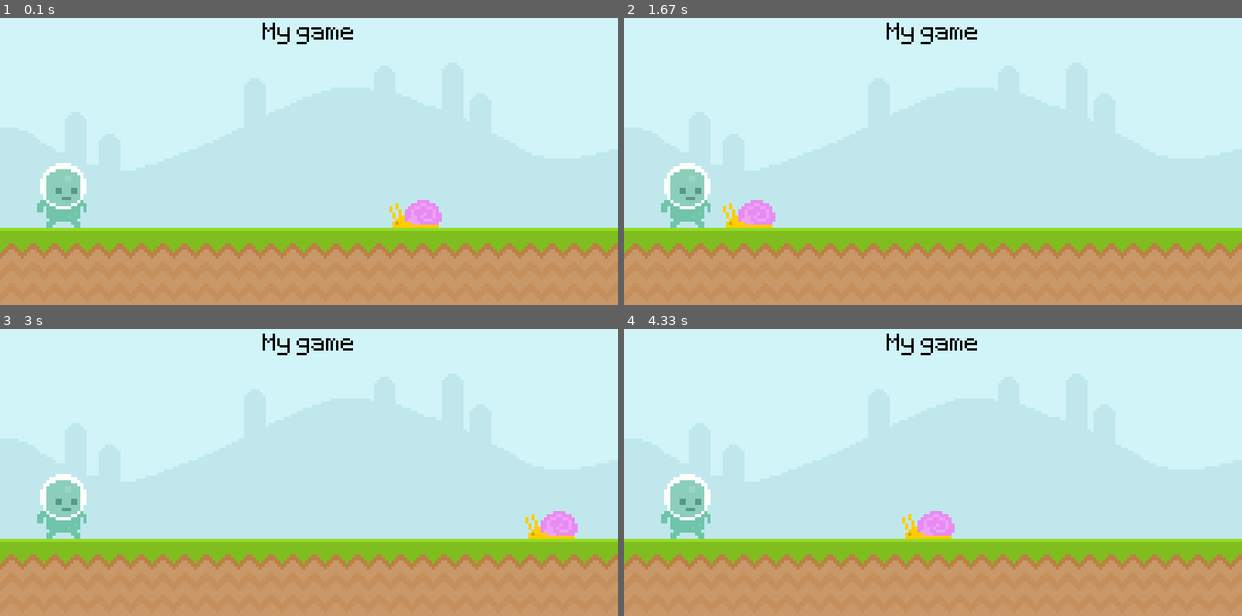
Above: before the commit, frames 1-4 (two rows, left to right).
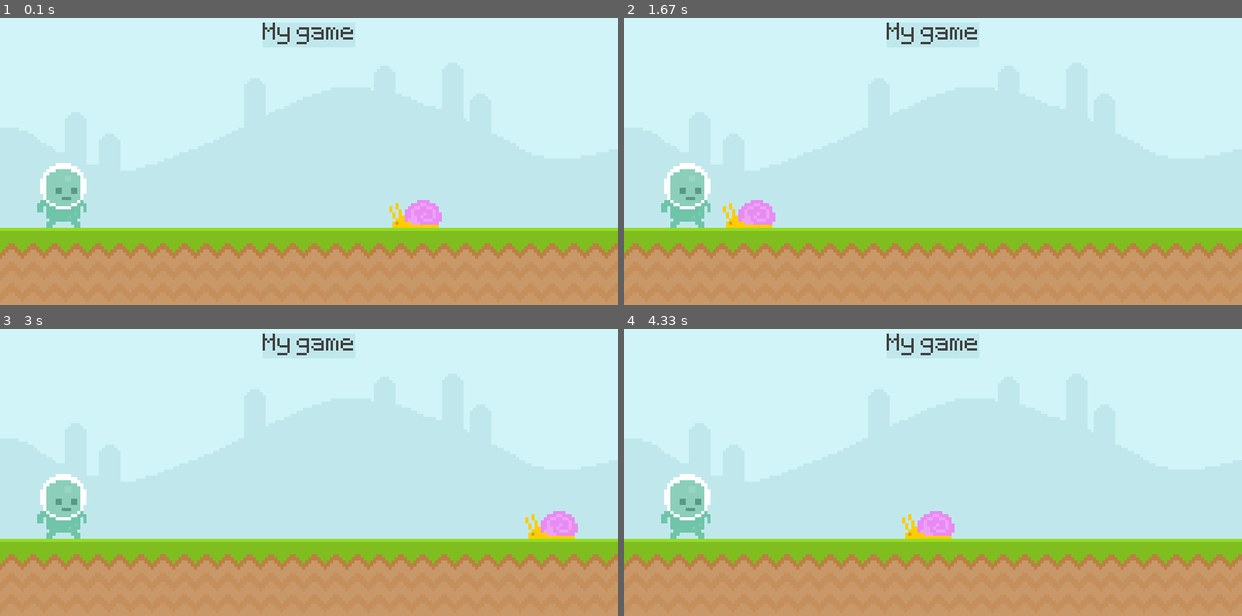
Above: after the commit, the same moments.

Repository: ohdana/The-ultimate-introduction-to-Pygame
Game: pygame game, started from runner.py
The game is run twice, just before and just after one commit, with the same random seed, the same clock (stepped at 60 frames per second) and the same inputs.
Inputs:
- Up to frame 1 (0.1 s): no input
- Up to frame 2 (1.67 s): no input
- Up to frame 3 (3 s): no input
- Up to frame 4 (4.33 s): no input

The runs differ from the first frame. In frame 1, 0.3% of the frame differs, in the area x 42-58%, y 1-10%; in frame 2, 0.3%; in frame 3, 0.3%; in frame 4, 0.3%.

Commit message:
Update colours

Diff:
--- a/runner.py
+++ b/runner.py
@@ -14,7 +14,7 @@
 sky_surf = pygame.image.load('graphics/sky.png').convert()
 ground_surf = pygame.image.load('graphics/ground.png').convert()
 
-score_surf = font.render('My game', False, 'Black')
+score_surf = font.render('My game', False, (64, 64, 64))
 score_rect = score_surf.get_rect(center = (400, 50))
 
 snail_surf = pygame.image.load('graphics/snail/snail1.png').convert_alpha()
@@ -31,6 +31,10 @@
 
     screen.blit(sky_surf, (0, 0))
     screen.blit(ground_surf, (0, 300))
+
+    pygame.draw.rect(screen, '#c0e8ec', score_rect)
+    pygame.draw.rect(screen, '#c0e8ec', score_rect, 10)
+
     screen.blit(score_surf, score_rect)
     snail_rect.x -= 4
     if snail_rect.right <= 0: snail_rect.left = 800
